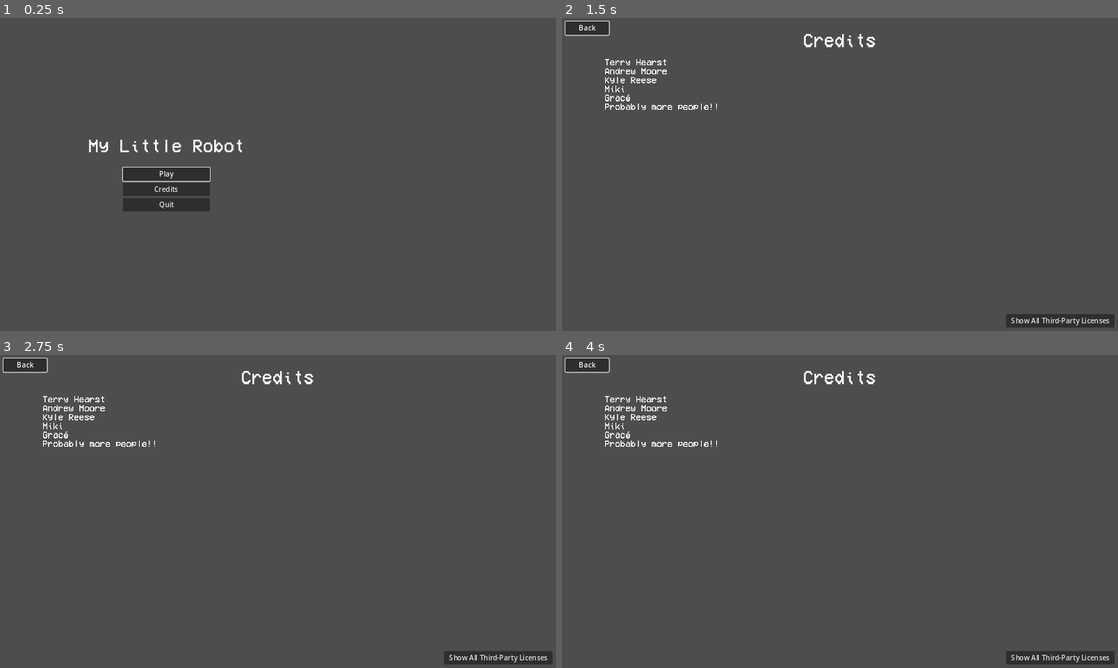
Above: before the commit, frames 1-4 (two rows, left to right).
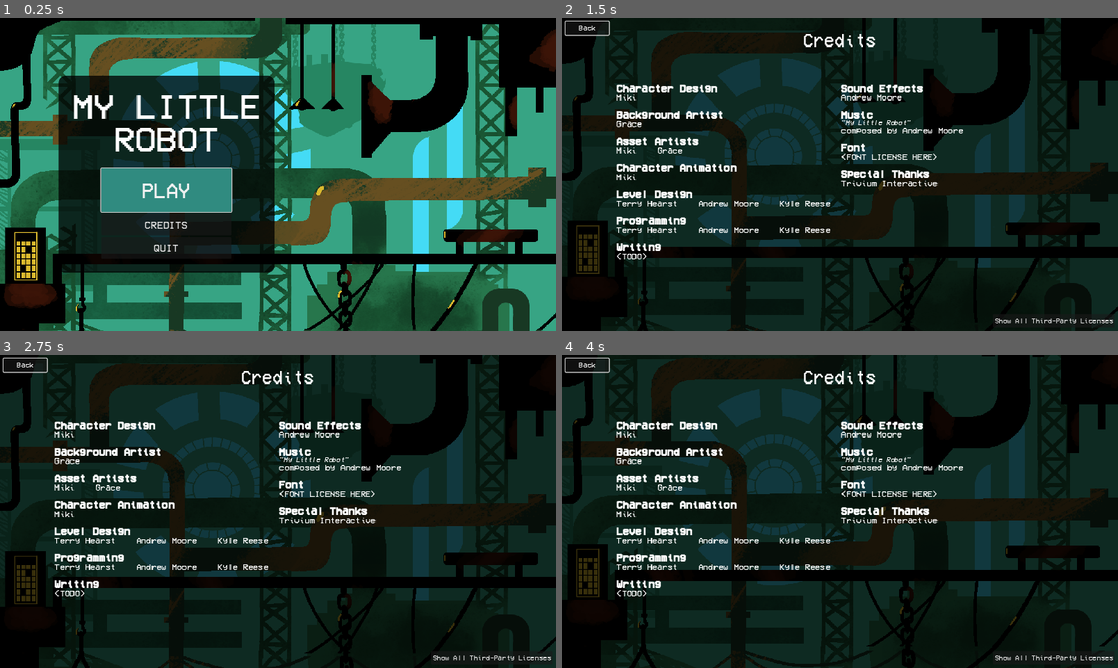
Above: after the commit, the same moments.

Repository: kdreese/gmtk-2024
Game: Godot game, scene res://src/menu/root_menu.tscn
Two runs of this game, one before a commit and one after it. Both use one fixed random seed, a clock stepped at 60 frames per second and the inputs below.
Inputs (mouse positions are in pixels of both pictures, inside the frame that each line leads up to):
- Up to frame 1 (0.25 s): no input
- Up to frame 2 (1.5 s): click "Credits" (after the commit: "CREDITS") at 0.5 s; move the mouse to (962, 158) at 1.27 s; hold D (move_right) from 1.28 s (still down); tap Shift (dash) at 1.35 s; click (962, 158) at 1.42 s
- Up to frame 3 (2.75 s): keep holding D (move_right); tap Up (jump) at 1.52, 2.27 s; move the mouse to (166, 527) at 2.02 s; tap E (interact) at 2.1 s
- Up to frame 4 (4 s): move the mouse to (895, 442) at 2.77 s; release D (move_right) at 2.78 s; hold A (move_left) 2.78-3.53 s; tap Shift (dash) at 2.85 s; move the mouse to (812, 574) at 3.52 s; hold D (move_right) from 3.53 s (still down); tap E (interact) at 3.6 s; click (812, 574) at 3.67 s; tap Up (jump) at 3.77 s

The runs differ from the first frame. In frame 1, 100% of the frame differs, in the area x 0-100%, y 0-100%; in frame 2, 99%; in frame 3, 99%; in frame 4, 99%.

Commit message:
Upgraded title and credits screens.

Diff:
--- a/project.godot
+++ b/project.godot
@@ -25,6 +25,10 @@
 window/size/viewport_width=1280
 window/size/viewport_height=720
 window/stretch/mode="canvas_items"
+
+[gui]
+
+theme/custom_font="res://assets/fonts/VCR_OSD_MONO_1.001.ttf"
 
 [input]
 
--- /dev/null
+++ b/src/levels/parallax_background.gd
@@ -0,0 +1,6 @@
+extends CanvasLayer
+
+
+func set_scroll_speeds(scroll_speed: float) -> void:
+	for parallax_layer in $Layers.get_children() as Array[Parallax2D]:
+		parallax_layer.autoscroll.y = scroll_speed * parallax_layer.scroll_scale.y
--- a/src/levels/parallax_background.tscn
+++ b/src/levels/parallax_background.tscn
@@ -1,5 +1,6 @@
-[gd_scene load_steps=7 format=3 uid="uid://6tep8thjsvg6"]
+[gd_scene load_steps=8 format=3 uid="uid://6tep8thjsvg6"]
 
+[ext_resource type="Script" path="res://src/levels/parallax_background.gd" id="1_dq3hy"]
 [ext_resource type="Texture2D" uid="uid://h6bydb0w6f5a" path="res://assets/backgrounds/background_layer_06.png" id="1_m6ebq"]
 [ext_resource type="Texture2D" uid="uid://bmuk5h3jy16o0" path="res://assets/backgrounds/background_layer_05.png" id="2_ching"]
 [ext_resource type="Texture2D" uid="uid://dc0xyh35rvk57" path="res://assets/backgrounds/background_layer_04.png" id="3_u77ws"]
@@ -7,55 +8,56 @@
 [ext_resource type="Texture2D" uid="uid://t1i2hcwpu7dp" path="res://assets/backgrounds/background_layer_02.png" id="5_ylabg"]
 [ext_resource type="Texture2D" uid="uid://cmf5p7tiv3iwo" path="res://assets/backgrounds/background_layer_01.png" id="6_6wbsl"]
 
-[node name="CanvasLayer" type="CanvasLayer"]
+[node name="ParallaxBackground" type="CanvasLayer"]
 layer = -1
+script = ExtResource("1_dq3hy")
 
-[node name="ParallaxBackground" type="Node2D" parent="."]
+[node name="Layers" type="Node2D" parent="."]
 position = Vector2(640, 0)
 
-[node name="Layer6" type="Parallax2D" parent="ParallaxBackground"]
+[node name="Layer6" type="Parallax2D" parent="Layers"]
 repeat_size = Vector2(0, 1440)
 repeat_times = 3
 
-[node name="Sprite2D" type="Sprite2D" parent="ParallaxBackground/Layer6"]
+[node name="Sprite2D" type="Sprite2D" parent="Layers/Layer6"]
 texture = ExtResource("1_m6ebq")
 
-[node name="Layer5" type="Parallax2D" parent="ParallaxBackground"]
+[node name="Layer5" type="Parallax2D" parent="Layers"]
 scroll_scale = Vector2(1, 1.2)
 repeat_size = Vector2(0, 1440)
 repeat_times = 3
 
-[node name="Sprite2D" type="Sprite2D" parent="ParallaxBackground/Layer5"]
+[node name="Sprite2D" type="Sprite2D" parent="Layers/Layer5"]
 texture = ExtResource("2_ching")
 
-[node name="Layer4" type="Parallax2D" parent="ParallaxBackground"]
+[node name="Layer4" type="Parallax2D" parent="Layers"]
 scroll_scale = Vector2(1, 1.3)
 repeat_size = Vector2(0, 1440)
 repeat_times = 3
 
-[node name="Sprite2D" type="Sprite2D" parent="ParallaxBackground/Layer4"]
+[node name="Sprite2D" type="Sprite2D" parent="Layers/Layer4"]
 texture = ExtResource("3_u77ws")
 
-[node name="Layer3" type="Parallax2D" parent="ParallaxBackground"]
+[node name="Layer3" type="Parallax2D" parent="Layers"]
 scroll_scale = Vector2(1, 1.5)
 repeat_size = Vector2(0, 1440)
 repeat_times = 3
 
-[node name="Sprite2D" type="Sprite2D" parent="ParallaxBackground/Layer3"]
+[node name="Sprite2D" type="Sprite2D" parent="Layers/Layer3"]
 texture = ExtResource("4_w8hbv")
 
-[node name="Layer2" type="Parallax2D" parent="ParallaxBackground"]
+[node name="Layer2" type="Parallax2D" parent="Layers"]
 scroll_scale = Vector2(1, 2)
 repeat_size = Vector2(0, 1440)
 repeat_times = 3
 
-[node name="Sprite2D" type="Sprite2D" parent="ParallaxBackground/Layer2"]
+[node name="Sprite2D" type="Sprite2D" parent="Layers/Layer2"]
 texture = ExtResource("5_ylabg")
 
-[node name="Layer1" type="Parallax2D" parent="ParallaxBackground"]
+[node name="Layer1" type="Parallax2D" parent="Layers"]
 scroll_scale = Vector2(1, 2.5)
 repeat_size = Vector2(0, 1440)
 repeat_times = 3
 
-[node name="Sprite2D" type="Sprite2D" parent="ParallaxBackground/Layer1"]
+[node name="Sprite2D" type="Sprite2D" parent="Layers/Layer1"]
 texture = ExtResource("6_6wbsl")
--- a/src/menu/credits_menu.tscn
+++ b/src/menu/credits_menu.tscn
@@ -23,6 +23,15 @@
 grow_vertical = 2
 script = ExtResource("1_tt7rn")
 
+[node name="ColorRect" type="ColorRect" parent="."]
+layout_mode = 1
+anchors_preset = 15
+anchor_right = 1.0
+anchor_bottom = 1.0
+grow_horizontal = 2
+grow_vertical = 2
+color = Color(0, 0, 0, 0.745098)
+
 [node name="Title" type="Label" parent="."]
 layout_mode = 1
 anchors_preset = 10
@@ -44,43 +53,69 @@
 offset_bottom = 39.0
 text = "Back"
 
-[node name="VBoxContainer" type="VBoxContainer" parent="."]
-layout_mode = 0
-offset_left = 98.0
-offset_top = 92.0
-offset_right = 386.0
-offset_bottom = 211.0
-scale = Vector2(0.5, 0.5)
+[node name="MarginContainer" type="MarginContainer" parent="."]
+layout_mode = 1
+anchors_preset = 15
+anchor_right = 1.0
+anchor_bottom = 1.0
+grow_horizontal = 2
+grow_vertical = 2
+theme_override_constants/margin_left = 125
+theme_override_constants/margin_top = 150
+theme_override_constants/margin_right = 125
+theme_override_constants/margin_bottom = 100
 
-[node name="Label1" type="Label" parent="VBoxContainer"]
+[node name="HBoxContainer" type="HBoxContainer" parent="MarginContainer"]
 layout_mode = 2
-text = "Terry Hearst"
-label_settings = SubResource("LabelSettings_thmla")
 
-[node name="Label2" type="Label" parent="VBoxContainer"]
+[node name="RichTextLabel" type="RichTextLabel" parent="MarginContainer/HBoxContainer"]
 layout_mode = 2
-text = "Andrew Moore"
-label_settings = SubResource("LabelSettings_thmla")
+size_flags_horizontal = 3
+theme_override_font_sizes/normal_font_size = 20
+theme_override_font_sizes/bold_font_size = 24
+bbcode_enabled = true
+text = "[b]Character Design[/b]
+Miki
 
-[node name="Label3" type="Label" parent="VBoxContainer"]
+[b]Background Artist[/b]
+Grace
+
+[b]Asset Artists[/b]
+Miki	Grace
+
+[b]Character Animation[/b]
+Miki
+
+[b]Level Design[/b]
+Terry Hearst	Andrew Moore	Kyle Reese
+
+[b]Programming[/b]
+Terry Hearst	Andrew Moore	Kyle Reese
+
+[b]Writing[/b]
+<TODO>
+"
+tab_size = 8
+
+[node name="RichTextLabel2" type="RichTextLabel" parent="MarginContainer/HBoxContainer"]
 layout_mode = 2
-text = "Kyle Reese"
-label_settings = SubResource("LabelSettings_thmla")
+size_flags_horizontal = 3
+theme_override_font_sizes/normal_font_size = 20
+theme_override_font_sizes/bold_font_size = 24
+bbcode_enabled = true
+text = "[b]Sound Effects[/b]
+Andrew Moore
 
-[node name="Label4" type="Label" parent="VBoxContainer"]
-layout_mode = 2
-text = "Miki"
-label_settings = SubResource("LabelSettings_thmla")
+[b]Music[/b]
+[i]\"My Little Robot\"[/i]
+composed by Andrew Moore
 
-[node name="Label5" type="Label" parent="VBoxContainer"]
-layout_mode = 2
-text = "Gracé"
-label_settings = SubResource("LabelSettings_thmla")
+[b]Font[/b]
+<FONT LICENSE HERE>
 
-[node name="Label6" type="Label" parent="VBoxContainer"]
-layout_mode = 2
-text = "Probably more people!!"
-label_settings = SubResource("LabelSettings_thmla")
+[b]Special Thanks[/b]
+Trivium Interactive"
+tab_size = 8
 
 [node name="ThirdPartyPanel" type="PanelContainer" parent="."]
 unique_name_in_owner = true
--- a/src/menu/main_menu.tscn
+++ b/src/menu/main_menu.tscn
@@ -1,11 +1,60 @@
-[gd_scene load_steps=4 format=3 uid="uid://ccfpknolo5c7n"]
+[gd_scene load_steps=9 format=3 uid="uid://ccfpknolo5c7n"]
 
 [ext_resource type="FontFile" uid="uid://ckdjks6e8qo4n" path="res://assets/fonts/VCR_OSD_MONO_1.001.ttf" id="1_aygtt"]
 [ext_resource type="Script" path="res://src/menu/main_menu.gd" id="1_lynlv"]
 
+[sub_resource type="StyleBoxFlat" id="StyleBoxFlat_vslgg"]
+bg_color = Color(0, 0, 0, 0.768627)
+corner_radius_top_left = 16
+corner_radius_top_right = 16
+corner_radius_bottom_right = 16
+corner_radius_bottom_left = 16
+
 [sub_resource type="LabelSettings" id="LabelSettings_4papu"]
 font = ExtResource("1_aygtt")
-font_size = 41
+font_size = 82
+
+[sub_resource type="StyleBoxFlat" id="StyleBoxFlat_2fcj2"]
+content_margin_left = 4.0
+content_margin_top = 4.0
+content_margin_right = 4.0
+content_margin_bottom = 4.0
+bg_color = Color(0.240803, 0.661076, 0.608576, 1)
+corner_radius_top_left = 3
+corner_radius_top_right = 3
+corner_radius_bottom_right = 3
+corner_radius_bottom_left = 3
+corner_detail = 5
+
+[sub_resource type="StyleBoxFlat" id="StyleBoxFlat_jc0dy"]
+content_margin_left = 4.0
+content_margin_top = 4.0
+content_margin_right = 4.0
+content_margin_bottom = 4.0
+bg_color = Color(0.188645, 0.545714, 0.501408, 1)
+corner_radius_top_left = 3
+corner_radius_top_right = 3
+corner_radius_bottom_right = 3
+corner_radius_bottom_left = 3
+corner_detail = 5
+
+[sub_resource type="StyleBoxFlat" id="StyleBoxFlat_mlvkh"]
+content_margin_left = 4.0
+content_margin_top = 4.0
+content_margin_right = 4.0
+content_margin_bottom = 4.0
+bg_color = Color(0.0902819, 0.308453, 0.281524, 1)
+corner_radius_top_left = 3
+corner_radius_top_right = 3
+corner_radius_bottom_right = 3
+corner_radius_bottom_left = 3
+corner_detail = 5
+
+[sub_resource type="Theme" id="Theme_qj8k5"]
+PlayButton/base_type = &"Button"
+PlayButton/styles/hover = SubResource("StyleBoxFlat_2fcj2")
+PlayButton/styles/normal = SubResource("StyleBoxFlat_jc0dy")
+PlayButton/styles/pressed = SubResource("StyleBoxFlat_mlvkh")
 
 [node name="MainMenu" type="CenterContainer"]
 anchors_preset = -1
@@ -15,36 +64,58 @@
 grow_vertical = 2
 script = ExtResource("1_lynlv")
 
-[node name="VBoxContainer" type="VBoxContainer" parent="."]
+[node name="PanelContainer" type="PanelContainer" parent="."]
+layout_mode = 2
+theme_override_styles/panel = SubResource("StyleBoxFlat_vslgg")
+
+[node name="MarginContainer" type="MarginContainer" parent="PanelContainer"]
+layout_mode = 2
+theme_override_constants/margin_left = 32
+theme_override_constants/margin_top = 32
+theme_override_constants/margin_right = 32
+theme_override_constants/margin_bottom = 32
+
+[node name="VBoxContainer" type="VBoxContainer" parent="PanelContainer/MarginContainer"]
 layout_mode = 2
 theme_override_constants/separation = 32
 
-[node name="Title" type="Label" parent="VBoxContainer"]
+[node name="Title" type="Label" parent="PanelContainer/MarginContainer/VBoxContainer"]
 layout_mode = 2
-text = "My Little Robot"
+text = "My Little
+Robot"
 label_settings = SubResource("LabelSettings_4papu")
 horizontal_alignment = 1
+uppercase = true
 
-[node name="VBoxContainer" type="VBoxContainer" parent="VBoxContainer"]
-custom_minimum_size = Vector2(200, 0)
+[node name="VBoxContainer" type="VBoxContainer" parent="PanelContainer/MarginContainer/VBoxContainer"]
+custom_minimum_size = Vector2(300, 0)
 layout_mode = 2
 size_flags_horizontal = 4
 
-[node name="PlayButton" type="Button" parent="VBoxContainer/VBoxContainer"]
+[node name="PlayButton" type="Button" parent="PanelContainer/MarginContainer/VBoxContainer/VBoxContainer"]
 unique_name_in_owner = true
+custom_minimum_size = Vector2(0, 100)
 layout_mode = 2
-text = "Play"
+theme = SubResource("Theme_qj8k5")
+theme_type_variation = &"PlayButton"
+theme_override_font_sizes/font_size = 48
+text = "PLAY"
 
-[node name="CreditsButton" type="Button" parent="VBoxContainer/VBoxContainer"]
+[node name="CreditsButton" type="Button" parent="PanelContainer/MarginContainer/VBoxContainer/VBoxContainer"]
 unique_name_in_owner = true
+custom_minimum_size = Vector2(0, 50)
 layout_mode = 2
-text = "Credits"
+theme_override_font_sizes/font_size = 24
+text = "CREDITS"
 
-[node name="QuitButton" type="Button" parent="VBoxContainer/VBoxContainer"]
+[node name="QuitButton" type="Button" parent="PanelContainer/MarginContainer/VBoxContainer/VBoxContainer"]
 unique_name_in_owner = true
+custom_minimum_size = Vector2(0, 50)
 layout_mode = 2
-text = "Quit"
+theme_override_font_sizes/font_size = 24
+text = "QUIT
+"
 
-[connection signal="pressed" from="VBoxContainer/VBoxContainer/PlayButton" to="." method="_on_play_button_pressed"]
-[connection signal="pressed" from="VBoxContainer/VBoxContainer/CreditsButton" to="." method="_on_credits_button_pressed"]
-[connection signal="pressed" from="VBoxContainer/VBoxContainer/QuitButton" to="." method="_on_quit_button_pressed"]
+[connection signal="pressed" from="PanelContainer/MarginContainer/VBoxContainer/VBoxContainer/PlayButton" to="." method="_on_play_button_pressed"]
+[connection signal="pressed" from="PanelContainer/MarginContainer/VBoxContainer/VBoxContainer/CreditsButton" to="." method="_on_credits_button_pressed"]
+[connection signal="pressed" from="PanelContainer/MarginContainer/VBoxContainer/VBoxContainer/QuitButton" to="." method="_on_quit_button_pressed"]
--- a/src/menu/root_menu.gd
+++ b/src/menu/root_menu.gd
@@ -1,4 +1,7 @@
 extends Node
+
+
+@export var scroll_speed: float
 
 
 @onready var main_menu: CenterContainer = $MainMenu
@@ -7,6 +10,7 @@
 
 func _ready() -> void:
 	(main_menu.get_node("%PlayButton") as Button).grab_focus()
+	$ParallaxBackground.set_scroll_speeds(scroll_speed)
 
 
 func _on_main_menu_show_credits() -> void:
--- a/src/menu/root_menu.tscn
+++ b/src/menu/root_menu.tscn
@@ -1,16 +1,20 @@
-[gd_scene load_steps=4 format=3 uid="uid://h323x6ba1dxm"]
+[gd_scene load_steps=5 format=3 uid="uid://h323x6ba1dxm"]
 
 [ext_resource type="Script" path="res://src/menu/root_menu.gd" id="1_rxcut"]
 [ext_resource type="PackedScene" uid="uid://ccfpknolo5c7n" path="res://src/menu/main_menu.tscn" id="1_ua32a"]
 [ext_resource type="PackedScene" uid="uid://dhev2kbdyj14q" path="res://src/menu/credits_menu.tscn" id="3_x51gt"]
+[ext_resource type="PackedScene" uid="uid://6tep8thjsvg6" path="res://src/levels/parallax_background.tscn" id="4_sfgg1"]
 
 [node name="RootMenu" type="Node"]
 script = ExtResource("1_rxcut")
+scroll_speed = -5.0
 
 [node name="MainMenu" parent="." instance=ExtResource("1_ua32a")]
 
 [node name="CreditsMenu" parent="." instance=ExtResource("3_x51gt")]
 visible = false
 
+[node name="ParallaxBackground" parent="." instance=ExtResource("4_sfgg1")]
+
 [connection signal="show_credits" from="MainMenu" to="." method="_on_main_menu_show_credits"]
 [connection signal="go_back" from="CreditsMenu" to="." method="_on_credits_menu_go_back"]
Not shown, changed: assets/music/my_little_robot.ogg.import
